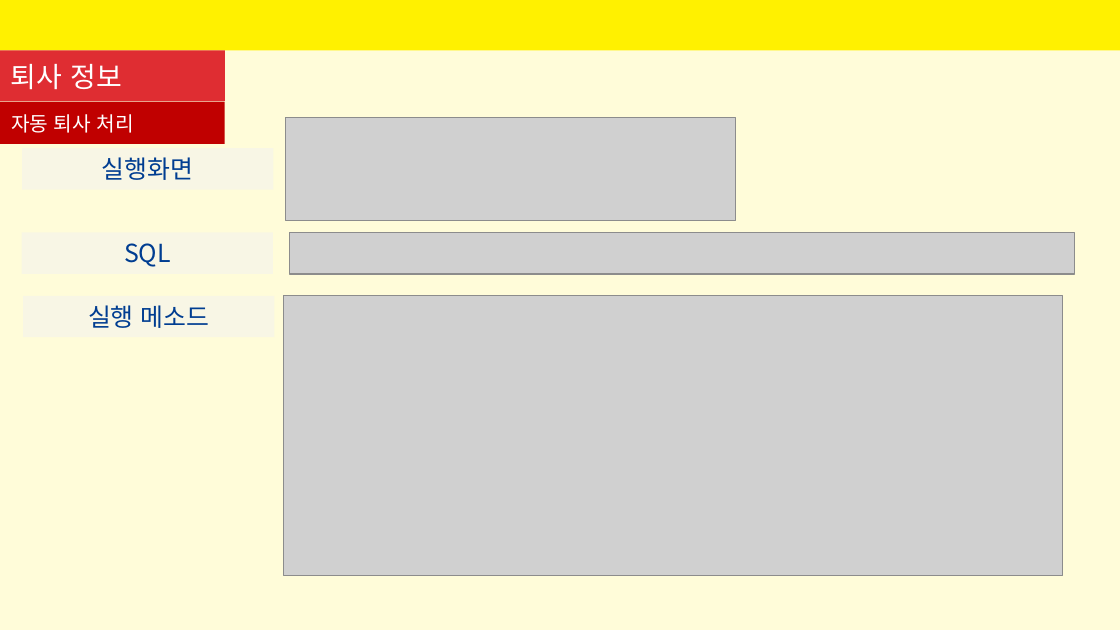
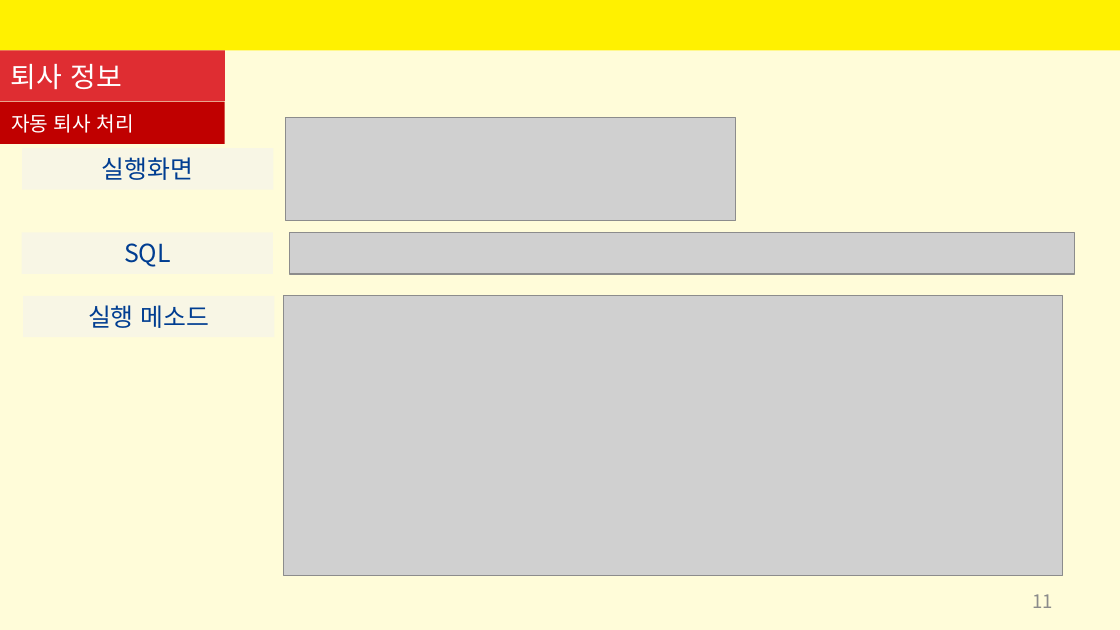
Before and after one commit to SeyoungKim30/HRmanagingApp, a slide deck: slide 11 of 인사-교육,복지,퇴사파트-김세영.pptx. Drawn at 1120x630 pixels with LibreOffice and Linux fonts; fonts in the diff are those of the drawing; grey boxes stand for pictures. Boxes give left, top, right and bottom in pixels: in the first picture for what was removed or moved away, otherwise in the second. Text is boxed around its words. In the diff, an @@ line names an element or a change of style, - is before the commit and + after.

```diff
--- a/인사-교육,복지,퇴사파트-김세영.pptx
+++ b/인사-교육,복지,퇴사파트-김세영.pptx
@@ page number added at box(1032, 594, 1053, 608), 12 pt, text #8C8C8C @@
+11
```
Also in this commit, not shown: 15 other slides changed, 1 slide added, 14 other files.
